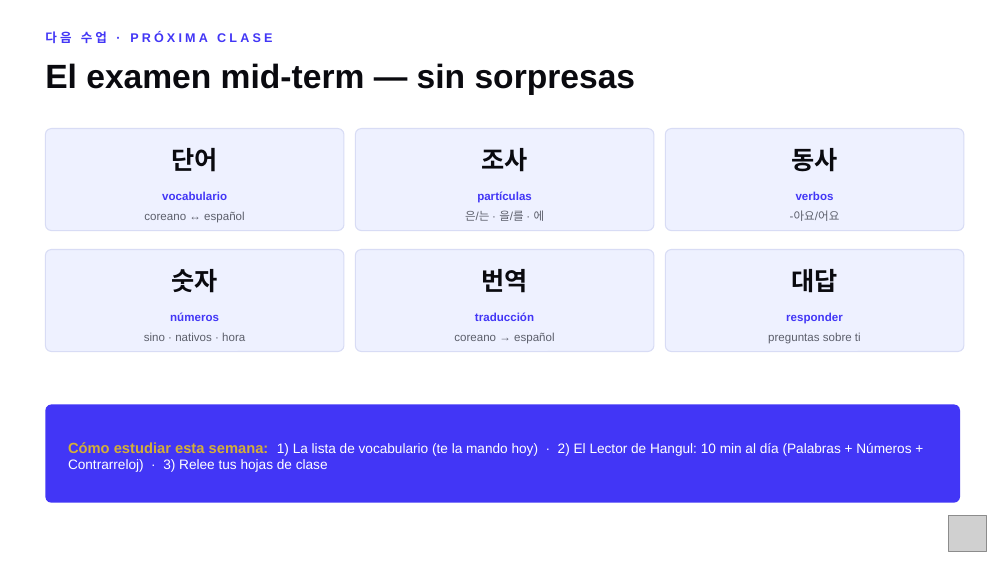
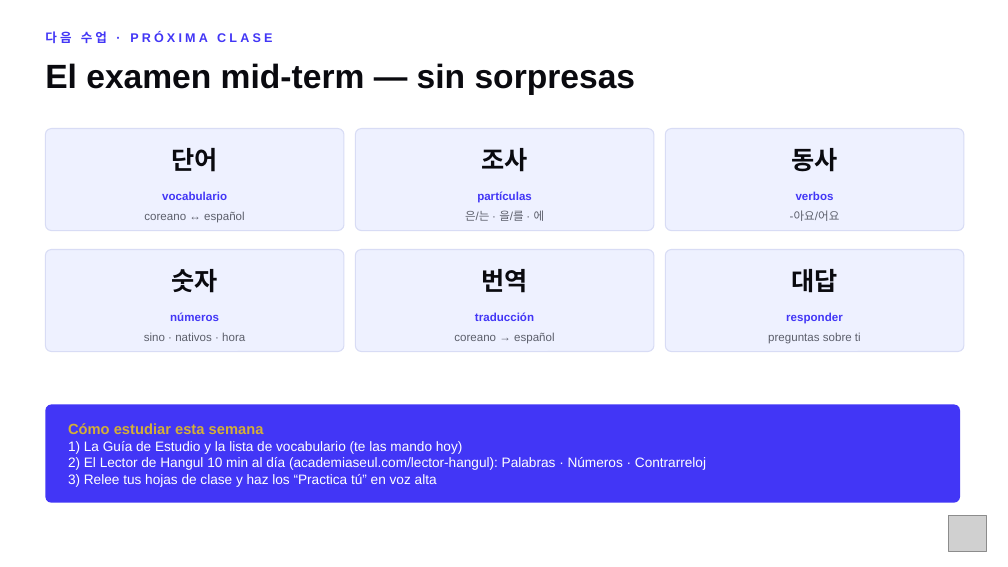
Before and after one commit to academiaseul/ACADEMIASEULWEB, a slide deck: slide 32 of A1_Nivel_1/Repaso_MidTerm_A1.pptx (slide 18 before the commit). Drawn at 1008x567 pixels with LibreOffice and Linux fonts; fonts in the diff are those of the drawing; grey boxes stand for pictures. Boxes give left, top, right and bottom in pixels: in the first picture for what was removed or moved away, otherwise in the second. Text is boxed around its words. In the diff, an @@ line names an element or a change of style, - is before the commit and + after.

```diff
--- a/A1_Nivel_1/Repaso_MidTerm_A1.pptx
+++ b/A1_Nivel_1/Repaso_MidTerm_A1.pptx
@@ text at (x1=68, y1=423, x2=706, y2=487): text changed @@
-Cómo estudiar esta semana: 1) La lista de vocabulario (te la mando hoy) · 2) El Lector de Hangul: 10 min al día (Palabras + Números + Contrarreloj) · 3) Relee tus hojas de clase
+Cómo estudiar esta semana
+1) La Guía de Estudio y la lista de vocabulario (te las mando hoy)
+2) El Lector de Hangul 10 min al día (academiaseul.com/lector-hangul): Palabras · Números · Contrarreloj
+3) Relee tus hojas de clase y haz los “Practica tú” en voz alta
```
Also in this commit, not shown: 13 other slides changed, 14 slides added, 3 other files.
